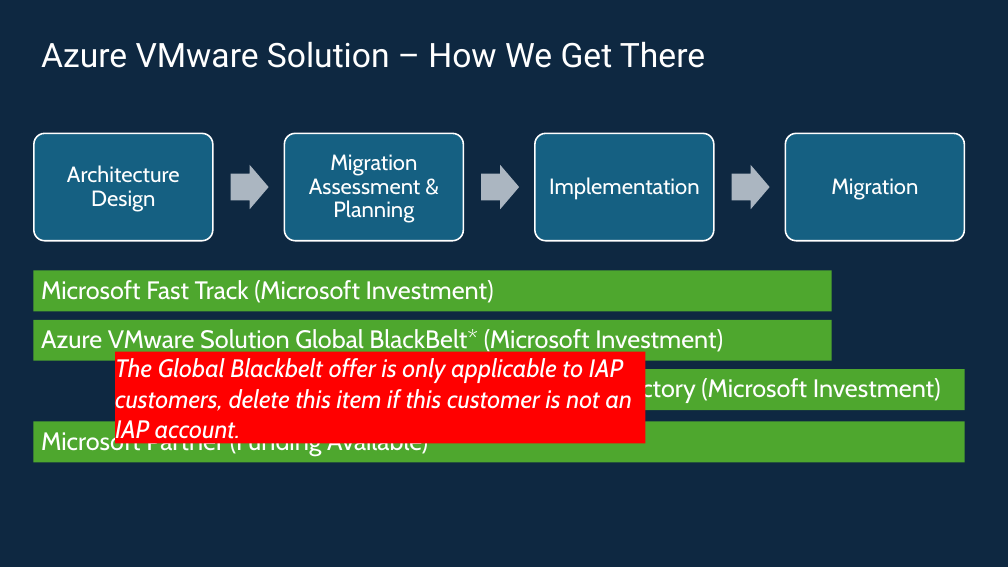
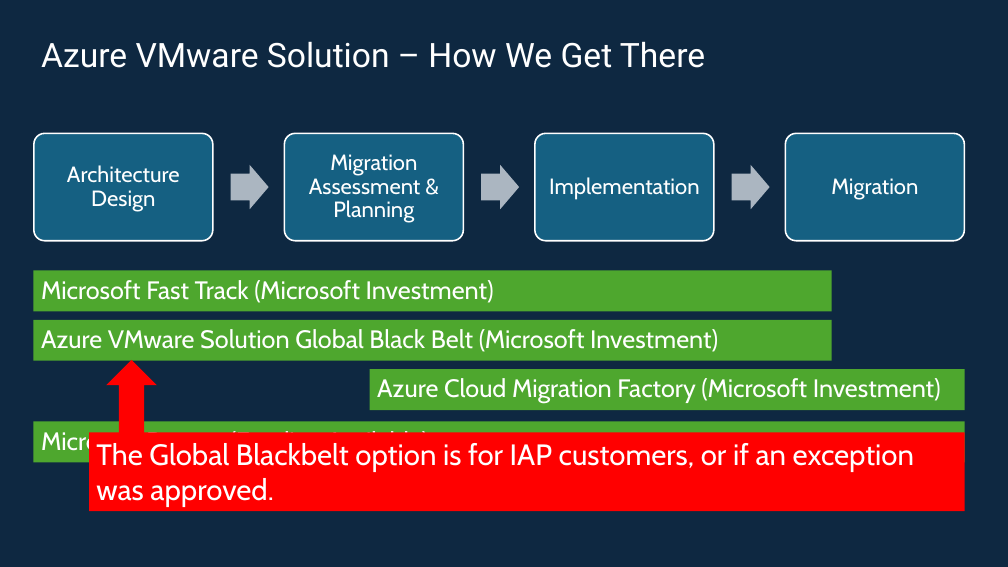
Before and after one commit to Trevor-Davis/Azure-VMware-Solution, a slide deck: slide 10 of AVS-Sizer/AVSDemandGen.pptm. Drawn at 1008x567 pixels with LibreOffice and Linux fonts; fonts in the diff are those of the drawing. Boxes give left, top, right and bottom in pixels: in the first picture for what was removed or moved away, otherwise in the second. Text is boxed around its words. In the diff, an @@ line names an element or a change of style, - is before the commit and + after.

```diff
--- a/AVS-Sizer/AVSDemandGen.pptm
+++ b/AVS-Sizer/AVSDemandGen.pptm
@@ text in rectangle at (x1=41, y1=329, x2=718, y2=352): text changed @@
-Azure VMware Solution Global BlackBelt* (Microsoft Investment)
+Azure VMware Solution Global Black Belt (Microsoft Investment)
@@ up arrow added at (x1=107, y1=360, x2=157, y2=483), fill #FF0000 @@
@@ rectangle "The Global Blackbelt option is ..." resized from (x1=115, y1=352, x2=645, y2=443) to (x1=89, y1=433, x2=965, y2=511) @@
@@ rectangle "The Global Blackbelt option is ..." at (x1=89, y1=433, x2=965, y2=511): vertical alignment bottom to top @@
@@ text in rectangle at (x1=96, y1=443, x2=914, y2=507): text changed; size 24 to 28 pt; italic off @@
-The Global Blackbelt offer is only applicable to IAP customers, delete this item if this customer is not an IAP account.
+The Global Blackbelt option is for IAP customers, or if an exception was approved.
```
Also in this commit, not shown: 8 other slides changed, 5 other files.
